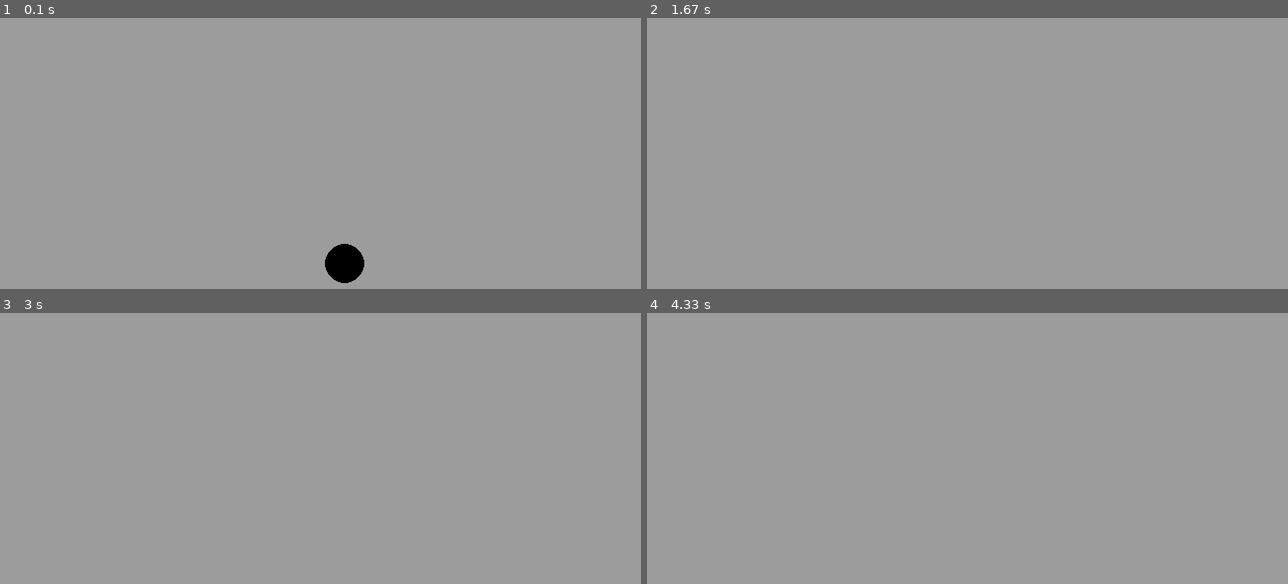
Above: before the commit, frames 1-4 (two rows, left to right).
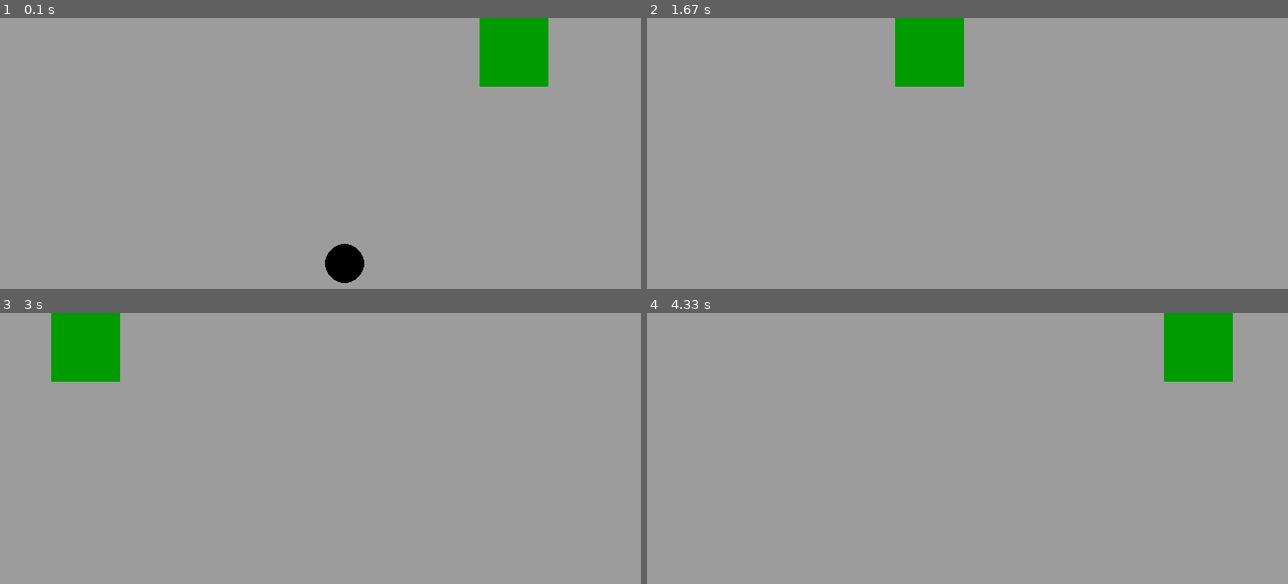
Above: after the commit, the same moments.

Repository: sbsreyes/Py_Game
Game: pygame game, started from game.py
Same seed, same stepped clock (60 frames per second), same inputs: the game is played once before the commit and once after it.
Inputs:
- Up to frame 1 (0.1 s): no input
- Up to frame 2 (1.67 s): hold Up 0.33-0.8 s; hold Up 0.83-1.2 s; hold Up 1.23-1.53 s
- Up to frame 3 (3 s): no input
- Up to frame 4 (4.33 s): hold Up 3.77-4.13 s; hold Up from 4.17 s (still down)

The runs differ from the first frame. In frame 1, 2.7% of the frame differs, in the area x 74-86%, y 0-26%; in frame 2, 2.7%; in frame 3, 2.7%; in frame 4, 2.7%.

Commit message:
Se crea el primer obstaculo, y se le da movimiento al juego

Diff:
--- a/game.py
+++ b/game.py
@@ -6,6 +6,8 @@
 
 bg_color = (156, 156, 156)
 player_color = (0,0,0)
+obst_color = (0,155,0)
+
 pygame.init()
 
 window = 700,500
@@ -19,9 +21,18 @@
 y_vel = 0
 border = 480
 
+xloc = 500
+yloc = 0
+xtam = 70
+ytam = 70
+
+vel_obst = 2.5
+
 def player(x, y):
     pygame.draw.circle(screen, player_color, [x, y], 20)
 
+def obst(xloc, yloc, xtam, ytam):
+    pygame.draw.rect(screen, obst_color, [xloc, yloc, xtam, ytam])
 
 def gameover():
     template = pygame.font.SysFont(None, 25)
@@ -45,8 +56,13 @@
 
     screen.fill(bg_color)
     player(x, y)
+    obst(xloc, yloc, xtam, ytam)
 
     y = y + y_vel
+    xloc = xloc - vel_obst
+
+    if xloc < -70:
+        xloc = 600
 
     if y > border:
         gameover()
